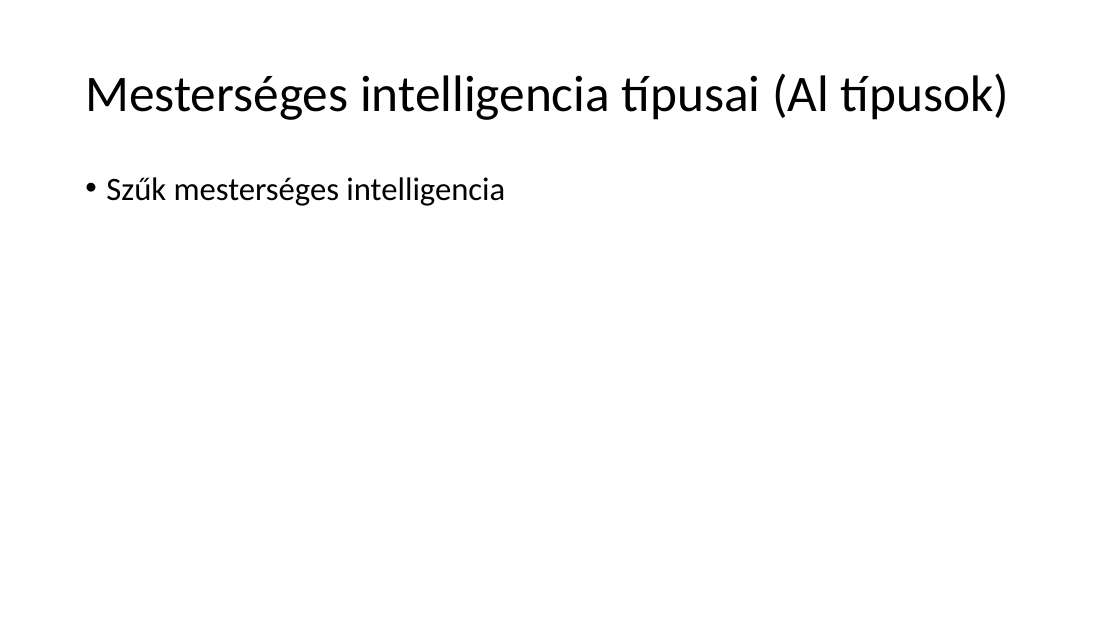
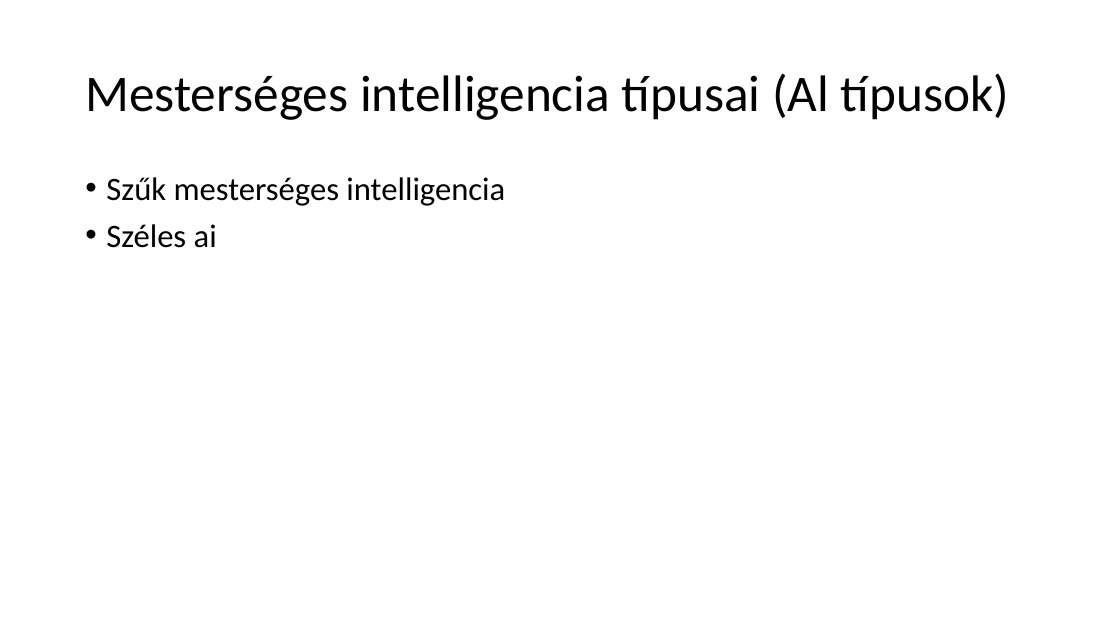
Before and after one commit to peterdaviid/ai-ppt, a slide deck: slide 11 of ai ppt.pptx (slide 9 before the commit). Drawn at 1120x630 pixels with LibreOffice and Linux fonts; fonts in the diff are those of the drawing. Boxes give left, top, right and bottom in pixels: in the first picture for what was removed or moved away, otherwise in the second. Text is boxed around its words. In the diff, an @@ line names an element or a change of style, - is before the commit and + after.

```diff
--- a/ai ppt.pptx
+++ b/ai ppt.pptx
@@ text at (106, 224, 217, 248): paragraph added @@
+• Széles ai
```
Also in this commit, not shown: 4 other slides changed, 2 slides added.
